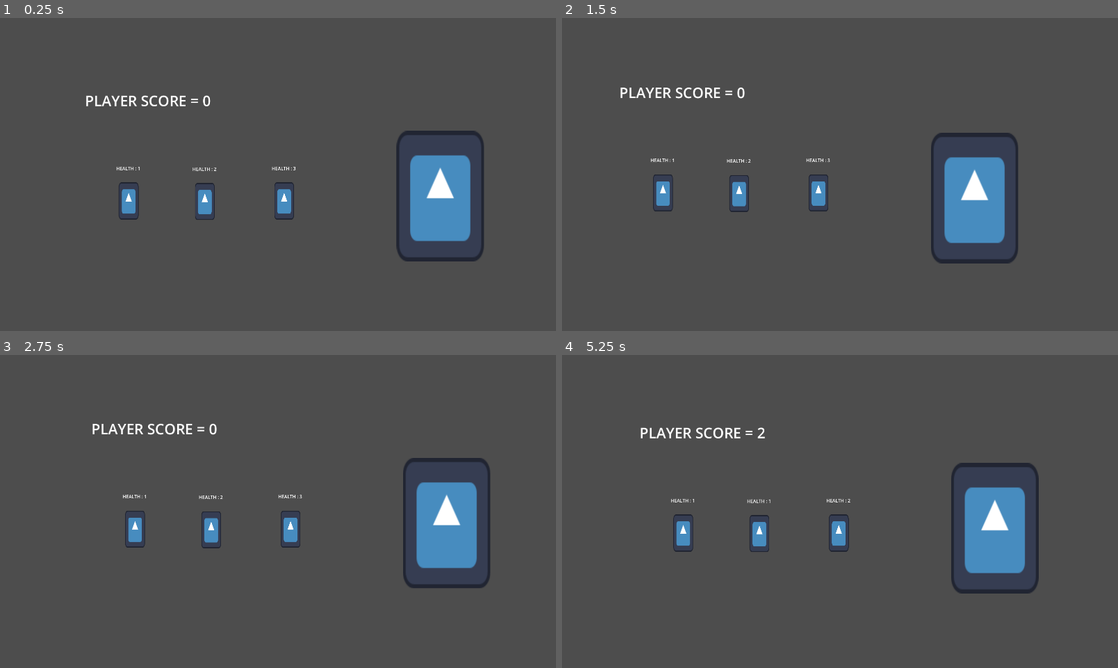
Above: before the commit, frames 1-4 (two rows, left to right).
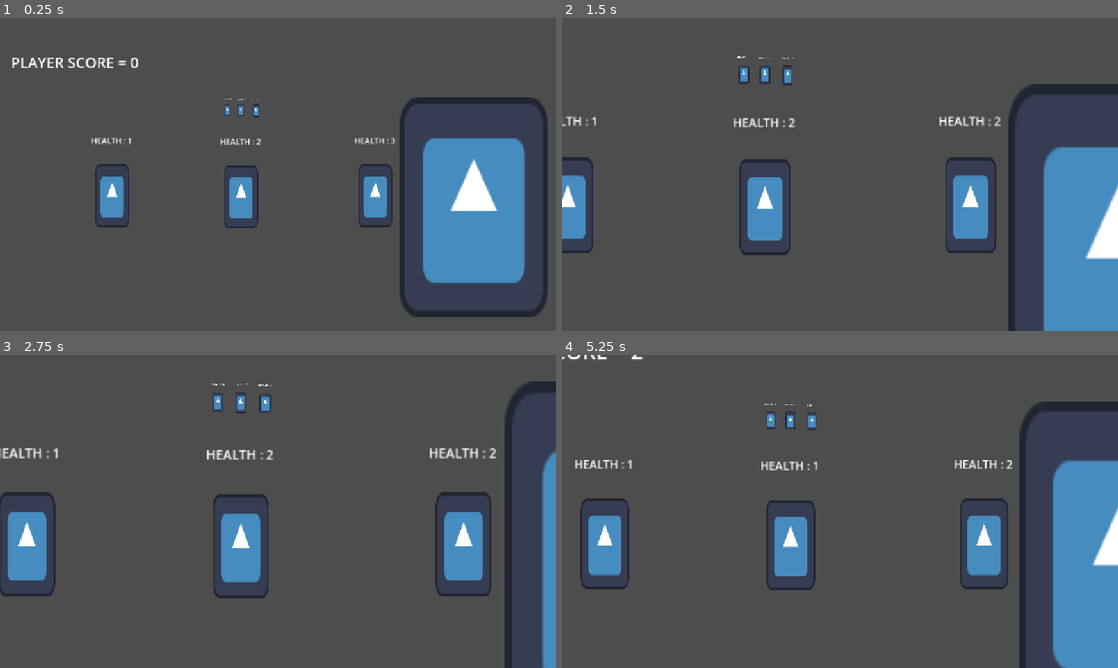
Above: after the commit, the same moments.

Repository: HelpMeFindAUsername/RIFTB
Game: Godot game, scene res://Scenes/2D/Main/main.tscn
The game is run twice, just before and just after one commit, with the same random seed, the same clock (stepped at 60 frames per second) and the same inputs. The engine's default icon, where the game draws it, is replaced by a stand-in: a white triangle on a blue panel in a dark square.
Inputs (mouse positions are in pixels of both pictures, inside the frame that each line leads up to):
- Up to frame 1 (0.25 s): no input
- Up to frame 2 (1.5 s): move the mouse to (1006, 193) at 0.52 s; hold Right mouse button (Scope, bound only after the commit) 0.53-1.28 s; click (1006, 193) at 0.67 s; move the mouse to (973, 183) at 1.27 s; right-click (973, 183) at 1.35 s; click (973, 183) at 1.42 s
- Up to frame 3 (2.75 s): move the mouse to (100, 530) at 2.02 s; hold Right mouse button (Scope, bound only after the commit) from 2.03 s (still down); click (100, 530) at 2.17 s
- Up to frame 4 (5.25 s): move the mouse to (773, 530) at 2.77 s; release Right mouse button (Scope, bound only after the commit) at 2.78 s; right-click (773, 530) at 2.85 s; click (773, 530) at 2.92 s; move the mouse to (840, 530) at 3.52 s; hold Right mouse button (Scope, bound only after the commit) 3.53-4.28 s; click (840, 530) at 3.67 s; move the mouse to (673, 464) at 4.27 s; right-click (673, 464) at 4.35 s; click (673, 464) at 4.42 s; move the mouse to (867, 511) at 5.02 s; hold Right mouse button (Scope, bound only after the commit) from 5.03 s (still down); click (867, 511) at 5.17 s

The runs differ from the first frame. In frame 1, 14% of the frame differs, in the area x 2-99%, y 12-96%; in frame 2, 17%; in frame 3, 13%; in frame 4, 17%, in the area x 0-100%, y 0-100%.

Commit message:
Added Zoom and Zoom Movement

Diff:
--- a/Scenes/2D/Main/camera.tscn
+++ b/Scenes/2D/Main/camera.tscn
@@ -1,19 +1,60 @@
-[gd_scene load_steps=3 format=3 uid="uid://dsgqh8mqbjihe"]
+[gd_scene load_steps=5 format=3 uid="uid://dsgqh8mqbjihe"]
 
 [ext_resource type="Texture2D" uid="uid://60gmhj82ueix" path="res://icon.svg" id="1_e20cu"]
 [ext_resource type="Script" uid="uid://bo51r53d80fyk" path="res://Scripts/camera_2d.gd" id="1_w55bj"]
 
+[sub_resource type="RectangleShape2D" id="RectangleShape2D_j0yne"]
+size = Vector2(1152, 237.5)
+
+[sub_resource type="RectangleShape2D" id="RectangleShape2D_a4kck"]
+size = Vector2(330, 648)
+
 [node name="Camera" type="Node2D"]
 
 [node name="Node2D" type="Node2D" parent="."]
-position = Vector2(960, 540)
+position = Vector2(576, 324)
 
 [node name="Sprite2D" type="Sprite2D" parent="Node2D"]
 visible = false
 texture = ExtResource("1_e20cu")
 
 [node name="Camera2D" type="Camera2D" parent="."]
-position = Vector2(960, 540)
+position = Vector2(576, 324)
 ignore_rotation = false
 position_smoothing_enabled = true
 script = ExtResource("1_w55bj")
+
+[node name="CanvasLayer" type="CanvasLayer" parent="."]
+
+[node name="Up_Move" type="Area2D" parent="CanvasLayer"]
+
+[node name="CollisionShape2D" type="CollisionShape2D" parent="CanvasLayer/Up_Move"]
+position = Vector2(576, 67.5)
+shape = SubResource("RectangleShape2D_j0yne")
+
+[node name="Down_Move" type="Area2D" parent="CanvasLayer"]
+
+[node name="CollisionShape2D" type="CollisionShape2D" parent="CanvasLayer/Down_Move"]
+position = Vector2(576, 580.25)
+shape = SubResource("RectangleShape2D_j0yne")
+
+[node name="Left_Move" type="Area2D" parent="CanvasLayer"]
+
+[node name="CollisionShape2D" type="CollisionShape2D" parent="CanvasLayer/Left_Move"]
+position = Vector2(83, 324)
+shape = SubResource("RectangleShape2D_a4kck")
+
+[node name="Right_Move" type="Area2D" parent="CanvasLayer"]
+
+[node name="CollisionShape2D" type="CollisionShape2D" parent="CanvasLayer/Right_Move"]
+position = Vector2(1069, 324)
+shape = SubResource("RectangleShape2D_a4kck")
+
+[connection signal="mouse_entered" from="CanvasLayer/Up_Move" to="Camera2D" method="_on_up_move_mouse_entered"]
+[connection signal="mouse_exited" from="CanvasLayer/Up_Move" to="Camera2D" method="_on_up_move_mouse_exited"]
+[connection signal="mouse_entered" from="CanvasLayer/Down_Move" to="Camera2D" method="_on_down_move_mouse_entered"]
+[connection signal="mouse_exited" from="CanvasLayer/Down_Move" to="Camera2D" method="_on_down_move_mouse_exited"]
+[connection signal="mouse_entered" from="CanvasLayer/Left_Move" to="Camera2D" method="_on_left_move_mouse_entered"]
+[connection signal="mouse_exited" from="CanvasLayer/Left_Move" to="Camera2D" method="_on_left_move_mouse_exited"]
+[connection signal="mouse_entered" from="CanvasLayer/Right_Move" to="Camera2D" method="_on_right_move_mouse_entered"]
+[connection signal="mouse_exited" from="CanvasLayer/Right_Move" to="Camera2D" method="_on_right_move_mouse_exited"]
--- a/Scenes/2D/Main/main.tscn
+++ b/Scenes/2D/Main/main.tscn
@@ -18,33 +18,50 @@
 [node name="Camera" parent="2D" instance=ExtResource("1_4551s")]
 
 [node name="Fucker" parent="2D" instance=ExtResource("2_gov5m")]
-position = Vector2(1328, 351)
+position = Vector2(824, 155)
 
-[node name="Target" parent="2D" instance=ExtResource("3_kxp6f")]
-position = Vector2(403, 608)
+[node name="Front" type="Node2D" parent="2D"]
 
-[node name="Target2" parent="2D" instance=ExtResource("3_kxp6f")]
-position = Vector2(666, 610)
+[node name="Target" parent="2D/Front" instance=ExtResource("3_kxp6f")]
+position = Vector2(237, 367)
+
+[node name="Target2" parent="2D/Front" instance=ExtResource("3_kxp6f")]
+position = Vector2(500, 369)
 health = 2
 
-[node name="Target3" parent="2D" instance=ExtResource("3_kxp6f")]
-position = Vector2(940, 608)
+[node name="Target3" parent="2D/Front" instance=ExtResource("3_kxp6f")]
+position = Vector2(774, 367)
+health = 3
+
+[node name="Back" type="Node2D" parent="2D"]
+position = Vector2(429, 103)
+scale = Vector2(0.2, 0.2)
+
+[node name="B_Target" parent="2D/Back" instance=ExtResource("3_kxp6f")]
+position = Vector2(214, 446)
+
+[node name="B_Target2" parent="2D/Back" instance=ExtResource("3_kxp6f")]
+position = Vector2(354, 448)
+health = 2
+
+[node name="B_Target3" parent="2D/Back" instance=ExtResource("3_kxp6f")]
+position = Vector2(506, 452)
 health = 3
 
 [node name="UI" type="Control" parent="."]
 layout_mode = 3
 anchors_preset = 0
-offset_right = 1920.0
-offset_bottom = 1080.0
+offset_right = 1152.0
+offset_bottom = 650.0
 mouse_filter = 2
 
 [node name="Player_Score" type="Label" parent="UI"]
 layout_mode = 0
-offset_left = 252.0
-offset_top = 138.0
-offset_right = 603.0
-offset_bottom = 385.0
-theme_override_font_sizes/font_size = 50
+offset_left = 6.0
+offset_top = 17.0
+offset_right = 316.0
+offset_bottom = 172.0
+theme_override_font_sizes/font_size = 30
 text = "SCORE"
 horizontal_alignment = 1
 vertical_alignment = 1
--- a/Scenes/2D/Sub/fucker.tscn
+++ b/Scenes/2D/Sub/fucker.tscn
@@ -20,7 +20,7 @@
 tracks/0/loop_wrap = true
 tracks/0/keys = {
 "times": PackedFloat32Array(0, 0.5, 1),
-"transitions": PackedFloat32Array(1.68179, 0.466517, 2.07053),
+"transitions": PackedFloat32Array(2.2974, 0.466517, 2.07053),
 "update": 0,
 "values": [Vector2(0, 0), Vector2(0, 50), Vector2(0, 0)]
 }
@@ -38,7 +38,7 @@
 script = ExtResource("1_8jy7u")
 
 [node name="Fucker_Sprite_WIP" type="Sprite2D" parent="."]
-position = Vector2(0, 1.54055)
+position = Vector2(0, 3.57669)
 scale = Vector2(2.35938, 3.51563)
 texture = ExtResource("1_w7l0u")
 centered = false
--- a/Scripts/camera_2d.gd
+++ b/Scripts/camera_2d.gd
@@ -4,10 +4,70 @@
 @onready var node_2d = $"../Node2D"
 @export var camera_sens = 0.1
 @export var zoom_mult = 2
-@export var zoom_speed = 0.2
+@export var zoom_speed = 0.02
+@export var zoom_mov_speed = 0.2
 
+var start_centre_position : Vector2
 var base_zoom = Vector2(1, 1)
-var focused_zoom
+
+#CAMERA MOVING VARIABLES
+var move_up : bool
+var move_down : bool
+var move_left : bool
+var move_right : bool
+
+func _ready():
+	start_centre_position = node_2d.position
 
 func _process(_delta):
 	camera_2d.position = lerp(node_2d.position, get_global_mouse_position(), camera_sens)
+
+	camera_2d.zoom = lerp(camera_2d.zoom, base_zoom * zoom_mult, zoom_speed)
+
+
+	#ZOOM CONDITIONS
+	if Input.is_action_pressed("Scope"):
+		zoom_mult = 2
+		if move_up:
+			node_2d.position.y -= zoom_mov_speed
+		if move_down:
+			node_2d.position.y += zoom_mov_speed
+		if move_left:
+			node_2d.position.x -= zoom_mov_speed
+		if move_right:
+			node_2d.position.x += zoom_mov_speed
+	else:
+		zoom_mult = 1
+		node_2d.position = start_centre_position
+
+
+#MOVE UP
+func _on_up_move_mouse_entered():
+	move_up = true
+
+func _on_up_move_mouse_exited():
+	move_up = false
+
+
+#MOVE DOWN
+func _on_down_move_mouse_entered():
+	move_down = true
+
+func _on_down_move_mouse_exited():
+	move_down = false
+
+
+#MOVE LEFT
+func _on_left_move_mouse_entered():
+	move_left = true
+
+func _on_left_move_mouse_exited():
+	move_left = false
+
+
+#MOVE RIGHT
+func _on_right_move_mouse_entered():
+	move_right = true
+
+func _on_right_move_mouse_exited():
+	move_right = false
--- a/Scripts/target.gd
+++ b/Scripts/target.gd
@@ -6,7 +6,7 @@
 
 func _input(event):
 	if event is InputEventMouseButton and event.button_index == MOUSE_BUTTON_LEFT:
-		if target_entered == true:
+		if target_entered:
 			if event.pressed:
 				print("TARGET HIT")
 				health -= 1
@@ -18,7 +18,9 @@
 
 func _on_target_hitbox_mouse_entered() -> void:
 	target_entered = true
+	print("Entered_Target")
 
 
 func _on_target_hitbox_mouse_exited() -> void:
 	target_entered = false
+	print("Exited_Target")
--- a/project.godot
+++ b/project.godot
@@ -22,12 +22,9 @@
 
 [display]
 
-window/size/viewport_width=1920
-window/size/viewport_height=1080
-window/size/resizable=false
 window/size/borderless=true
 window/stretch/mode="canvas_items"
-window/stretch/scale_mode="integer"
+window/stretch/aspect="expand"
 window/vsync/vsync_mode=0
 
 [dotnet]
@@ -44,6 +41,14 @@
 "res://Shaders/": "orange"
 }
 
+[input]
+
+Scope={
+"deadzone": 0.2,
+"events": [Object(InputEventMouseButton,"resource_local_to_scene":false,"resource_name":"","device":-1,"window_id":0,"alt_pressed":false,"shift_pressed":false,"ctrl_pressed":false,"meta_pressed":false,"button_mask":2,"position":Vector2(99, 17),"global_position":Vector2(108, 65),"factor":1.0,"button_index":2,"canceled":false,"pressed":true,"double_click":false,"script":null)
+]
+}
+
 [rendering]
 
 renderer/rendering_method="gl_compatibility"
